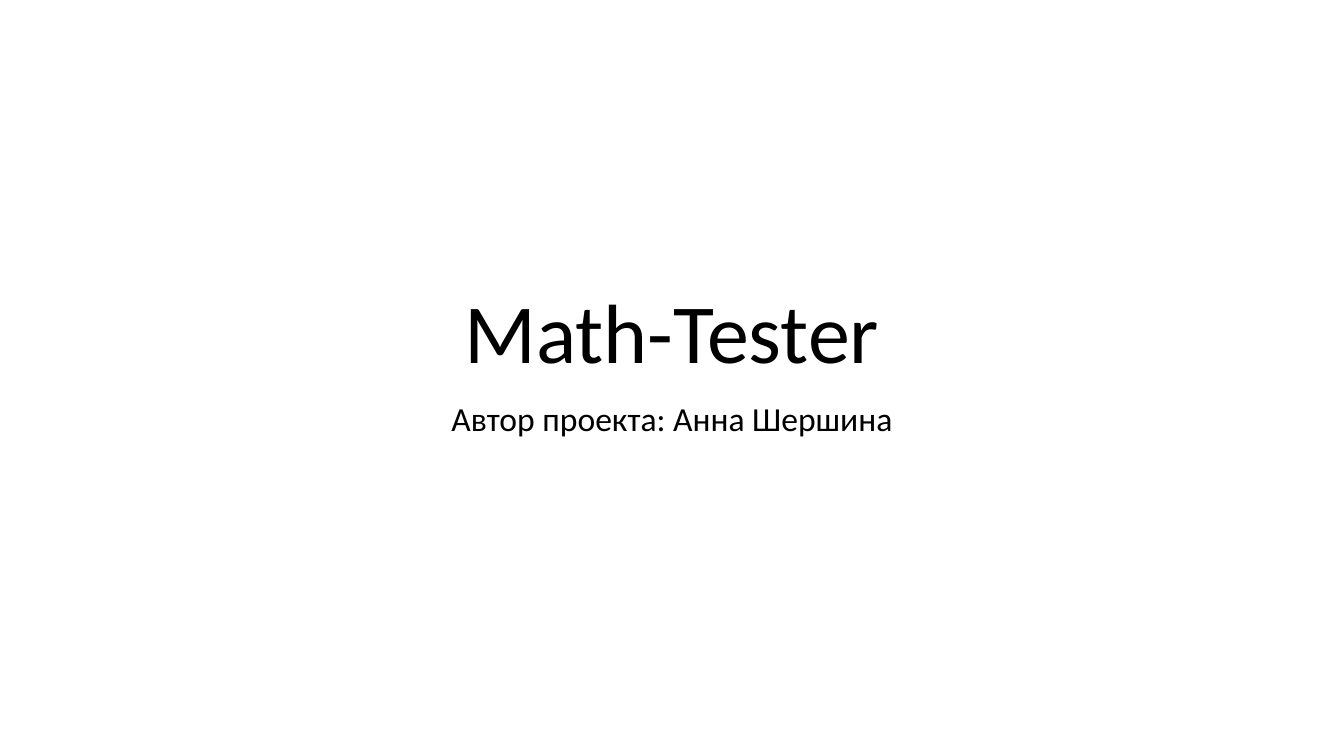
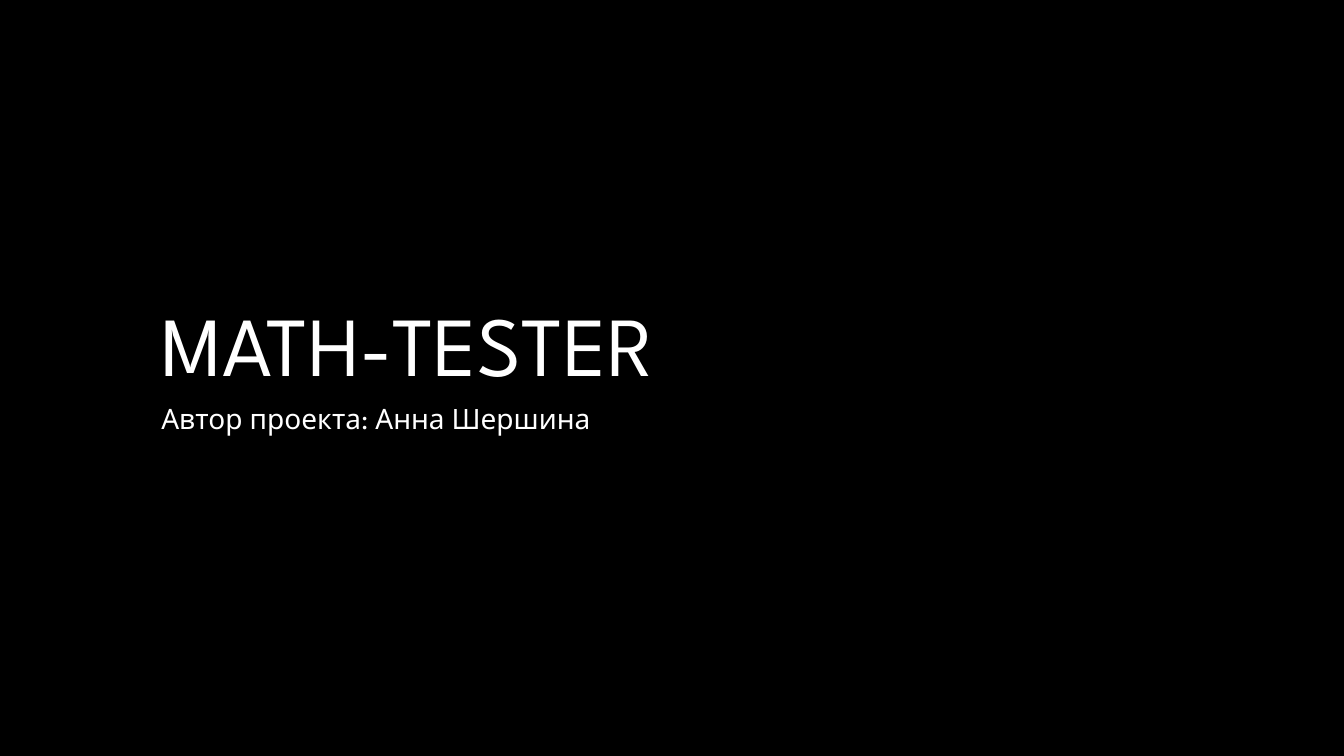
Before and after one commit to 7w8/math-tester, a slide deck: slide 1 of Math-Tester.pptx. Drawn at 1344x756 pixels with LibreOffice and Linux fonts; fonts in the diff are those of the drawing; background and template pictures are left out. Boxes give left, top, right and bottom in pixels: in the first picture for what was removed or moved away, otherwise in the second. Text is boxed around its words. In the diff, an @@ line names an element or a change of style, - is before the commit and + after.

```diff
--- a/Math-Tester.pptx
+++ b/Math-Tester.pptx
@@ background #FFFFFF to #000000 @@
@@ title at box(161, 319, 653, 377): text changed; font Calibri to League Spartan; text colour #000000 to #FFFFFF @@
-Math-Tester
+MATH-TESTER
@@ subtitle "Автор проекта: Анна Шершина": place and size @@
-subtitle "Автор проекта: Анна Шершина" at box(451, 409, 892, 437)
+subtitle "Автор проекта: Анна Шершина" at box(161, 409, 591, 436)
@@ subtitle "Автор проекта: Анна Шершина" at box(161, 409, 591, 436): size 24 to 20 pt, font Calibri to League Spartan, text colour #000000 to #FFFFFF; alignment centre to left @@
```
Also in this commit, not shown: 4 other slides changed, 1 other file.
